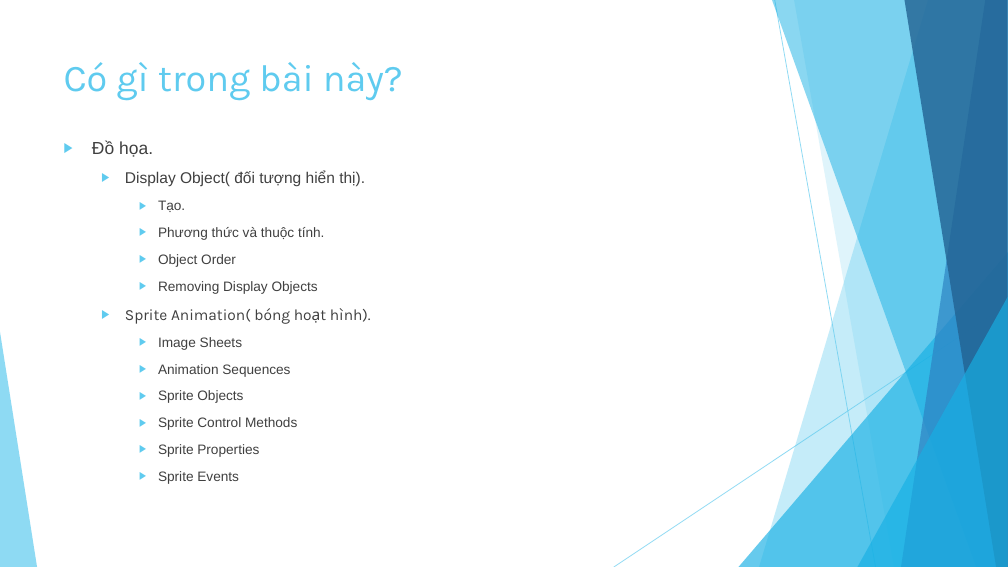
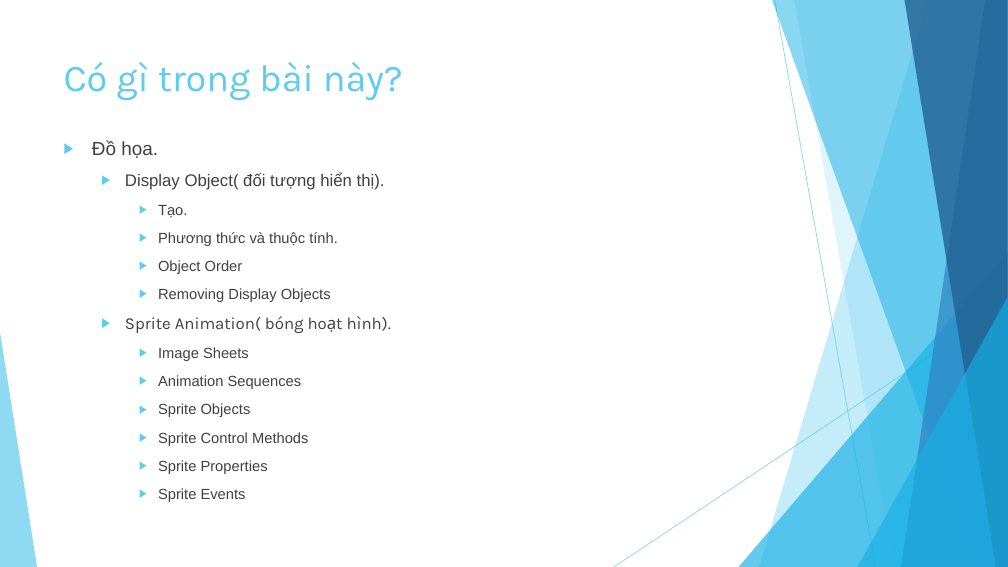
Before and after one commit to ndthanhdev/TDT-Spring-2017, a slide deck: slide 3 of Corona/Presentation1.pptx. Drawn at 1008x567 pixels with LibreOffice and Linux fonts; fonts in the diff are those of the drawing. Boxes give left, top, right and bottom in pixels: in the first picture for what was removed or moved away, otherwise in the second. Text is boxed around its words. In the diff, an @@ line names an element or a change of style, - is before the commit and + after.

```diff
--- a/Corona/Presentation1.pptx
+++ b/Corona/Presentation1.pptx
@@ text "Đồ họa." at [92, 141, 391, 502]: size 16.6 to 18 pt in "Đồ họa."; size 14.8 to 16 pt in "Display Object( đối tượng hiển thị).", "Sprite Animation( bóng hoạt hình)."; size 12.9 to 14 pt in "Tạo.", "Phương thức và thuộc tính.", "Object Order", "Removing Display Objects" and 6 more places @@
```
Also in this commit, not shown: 4 slides added.
